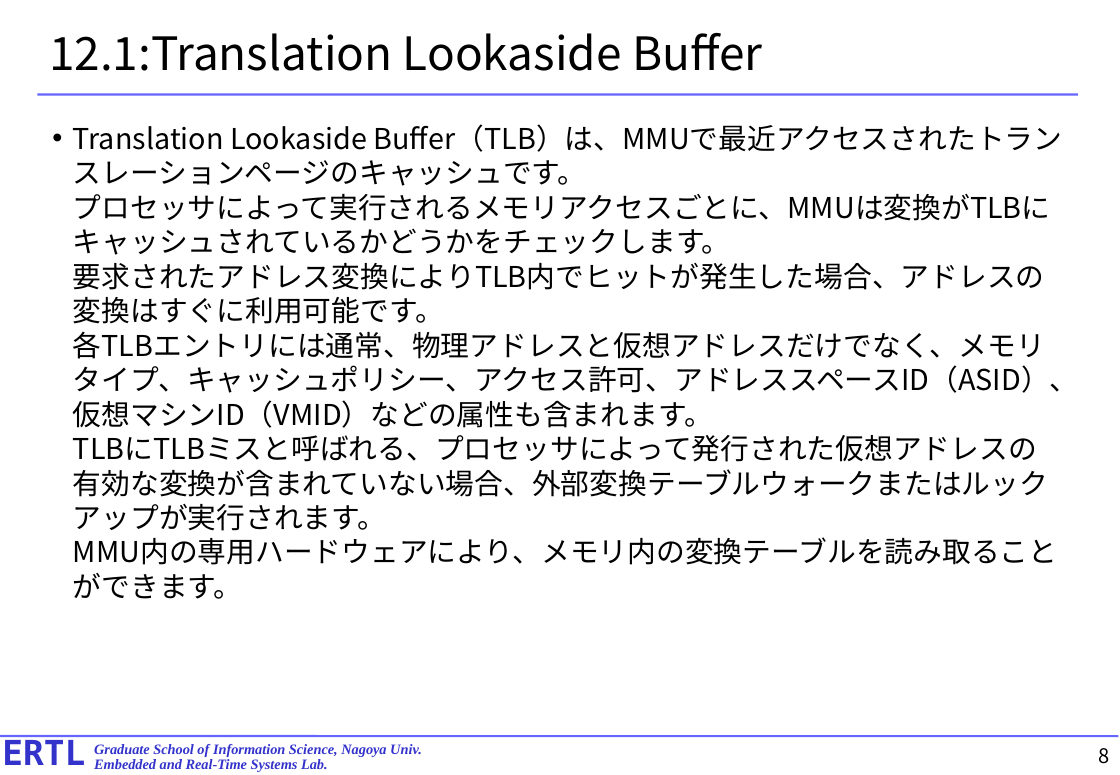
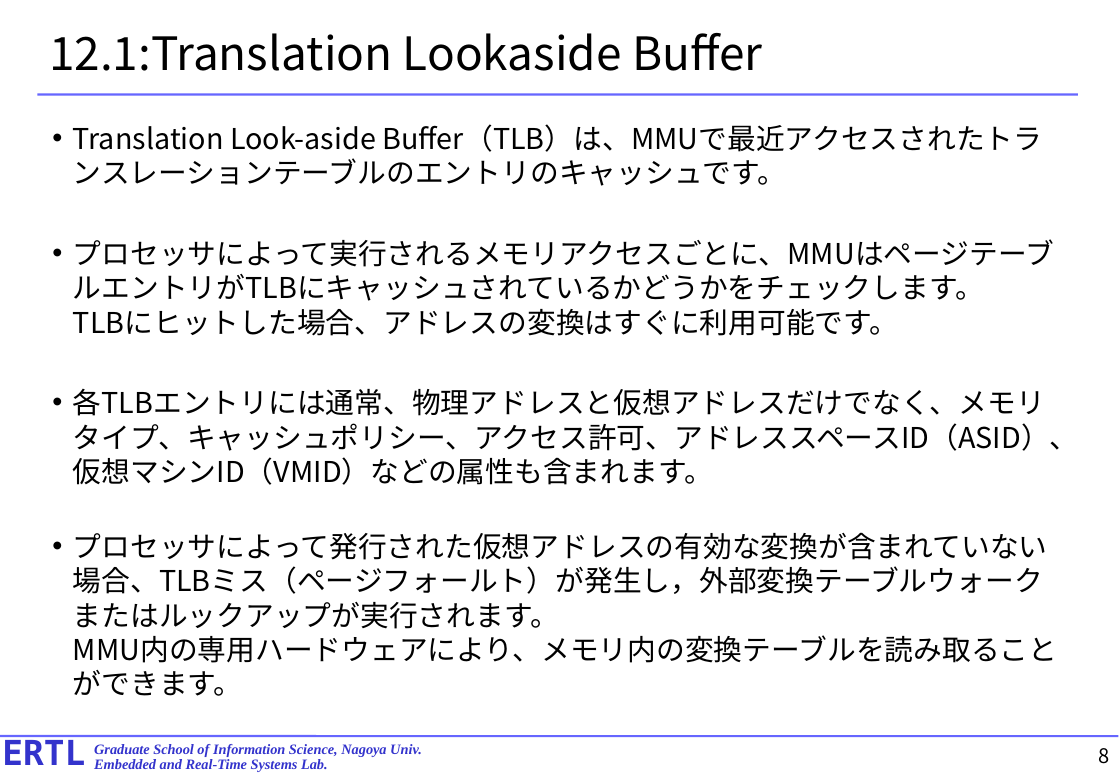
Before and after one commit to exshonda/arm64_basic, a slide deck: slide 8 of text/10.chapter12.pptx. Drawn at 1120x775 pixels with LibreOffice and Linux fonts; fonts in the diff are those of the drawing. Boxes give left, top, right and bottom in pixels: in the first picture for what was removed or moved away, otherwise in the second. Text is boxed around its words. In the diff, an @@ line names an element or a change of style, - is before the commit and + after.

```diff
--- a/text/10.chapter12.pptx
+++ b/text/10.chapter12.pptx
@@ text at (73, 124, 1079, 696): text changed @@
-• Translation Lookaside Buffer（TLB）は、MMUで最近アクセスされたトランスレーションページのキャッシュです。
-  プロセッサによって実行されるメモリアクセスごとに、MMUは変換がTLBにキャッシュされているかどうかをチェックします。
-  要求されたアドレス変換によりTLB内でヒットが発生した場合、アドレスの変換はすぐに利用可能です。
-  各TLBエントリには通常、物理アドレスと仮想アドレスだけでなく、メモリタイプ、キャッシュポリシー、アクセス許可、アドレススペースID（ASID）、仮想マシンID（VMID）などの属性も含まれます。
-  TLBにTLBミスと呼ばれる、プロセッサによって発行された仮想アドレスの有効な変換が含まれていない場合、外部変換テーブルウォークまたはルックアップが実行されます。
-  MMU内の専用ハードウェアにより、メモリ内の変換テーブルを読み取ることができます。
+• Translation Look-aside Buffer（TLB）は、MMUで最近アクセスされたトランスレーションテーブルのエントリのキャッシュです。
+• プロセッサによって実行されるメモリアクセスごとに、MMUはページテーブルエントリがTLBにキャッシュされているかどうかをチェックします。
+  TLBにヒットした場合、アドレスの変換はすぐに利用可能です。
+• 各TLBエントリには通常、物理アドレスと仮想アドレスだけでなく、メモリタイプ、キャッシュポリシー、アクセス許可、アドレススペースID（ASID）、仮想マシンID（VMID）などの属性も含まれます。
+• プロセッサによって発行された仮想アドレスの有効な変換が含まれていない場合、TLBミス（ページフォールト）が発生し，外部変換テーブルウォークまたはルックアップが実行されます。
+  MMU内の専用ハードウェアにより、メモリ内の変換テーブルを読み取ることができます。
```
Also in this commit, not shown: 31 other slides changed, 1 slide added.
